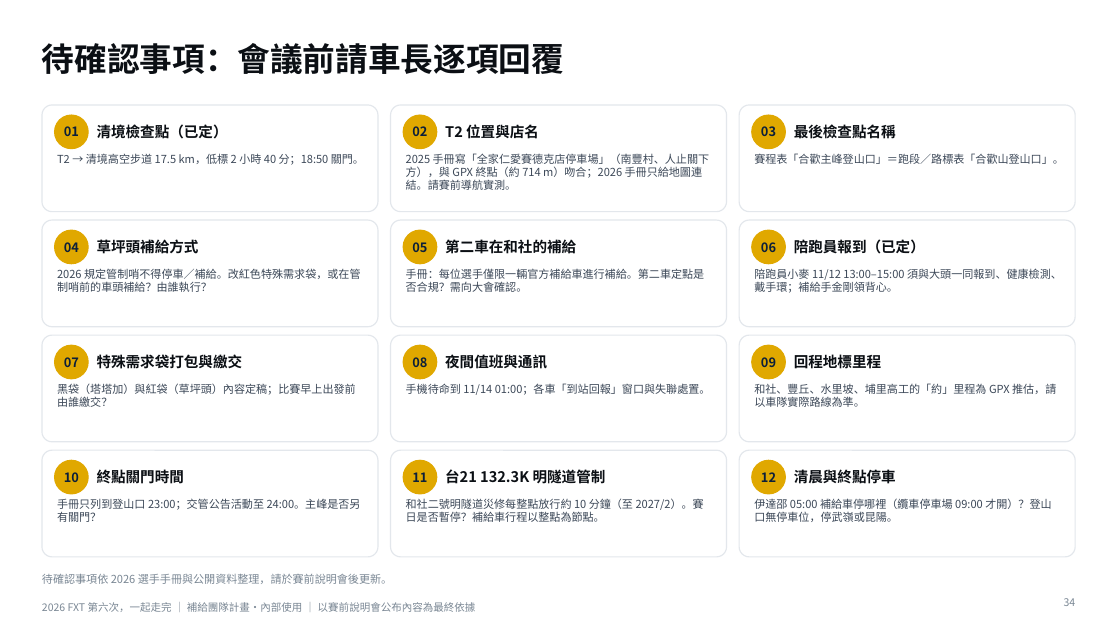
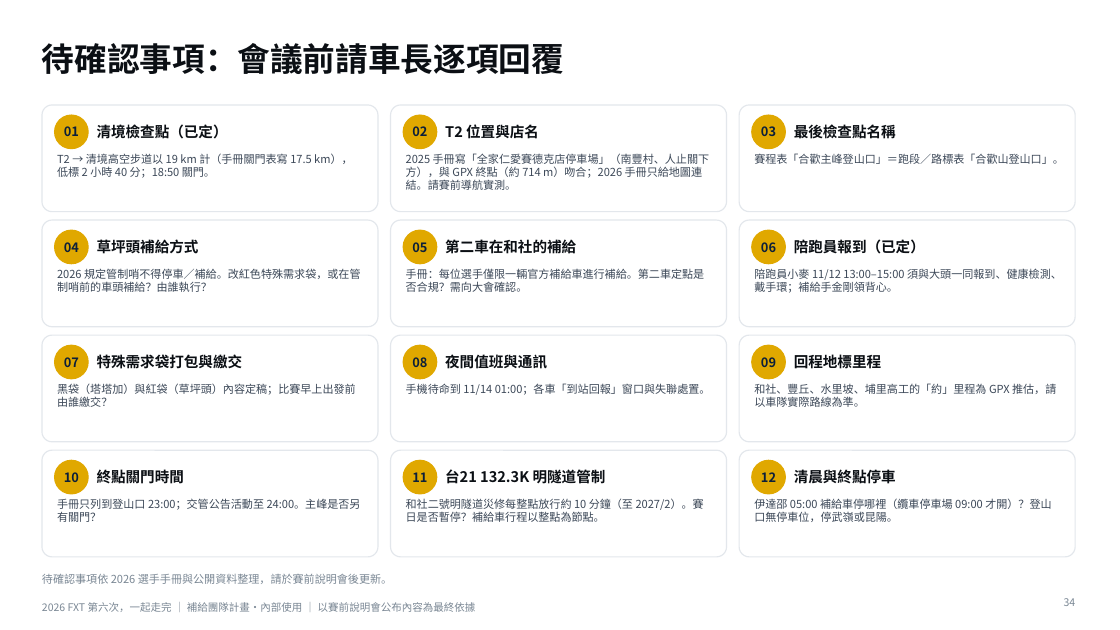
Before and after one commit to powermovebboy-sys/Race-site, a slide deck: slide 34 of deck/2026_FXT_第六次一起走完.pptx. Drawn at 1120x630 pixels with LibreOffice and Linux fonts; fonts in the diff are those of the drawing. Boxes give left, top, right and bottom in pixels: in the first picture for what was removed or moved away, otherwise in the second. Text is boxed around its words. In the diff, an @@ line names an element or a change of style, - is before the commit and + after.

```diff
--- a/deck/2026_FXT_第六次一起走完.pptx
+++ b/deck/2026_FXT_第六次一起走完.pptx
@@ text at [57,153,353,178]: text changed @@
-T2 → 清境高空步道 17.5 km，低標 2 小時 40 分；18:50 關門。
+T2 → 清境高空步道以 19 km 計（手冊關門表寫 17.5 km），低標 2 小時 40 分；18:50 關門。
```
Also in this commit, not shown: 3 other slides changed, 8 other files.
